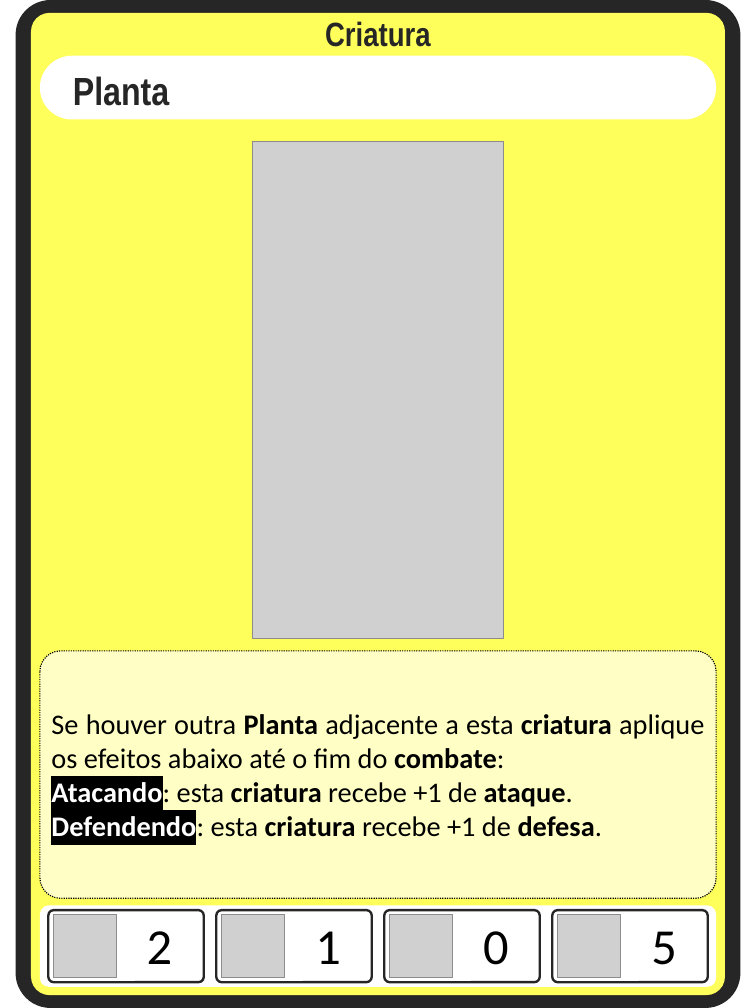
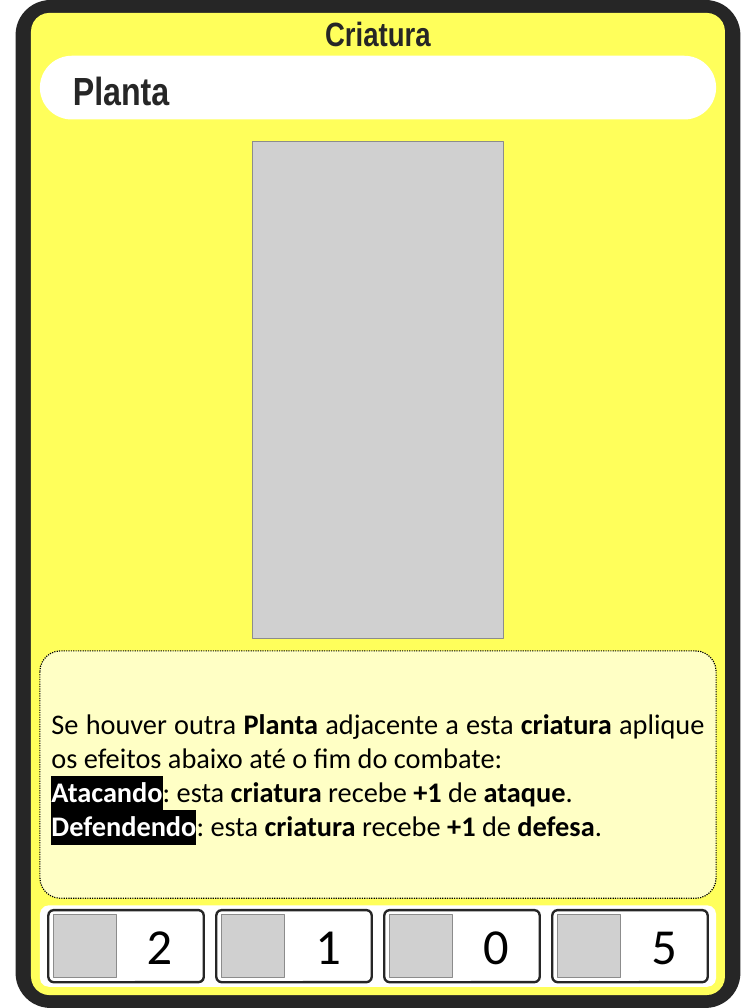
Before and after one commit to Aleyxom/Minimalist-Card-Game, a slide deck: slide 2 of slides tipos cartas/criaturas.pptx. Drawn at 756x1008 pixels with LibreOffice and Linux fonts; fonts in the diff are those of the drawing; grey boxes stand for pictures. Boxes give left, top, right and bottom in pixels: in the first picture for what was removed or moved away, otherwise in the second. Text is boxed around its words. In the diff, an @@ line names an element or a change of style, - is before the commit and + after.

```diff
--- a/slides tipos cartas/criaturas.pptx
+++ b/slides tipos cartas/criaturas.pptx
@@ rounded rectangle "Se houver outra Planta adjacente ..." at (40,651,716,898): bold off in "combate:"; bold on in "+1", "+1" @@
```
Also in this commit, not shown: 3 other slides changed, 2 slides added, 4 other files.
